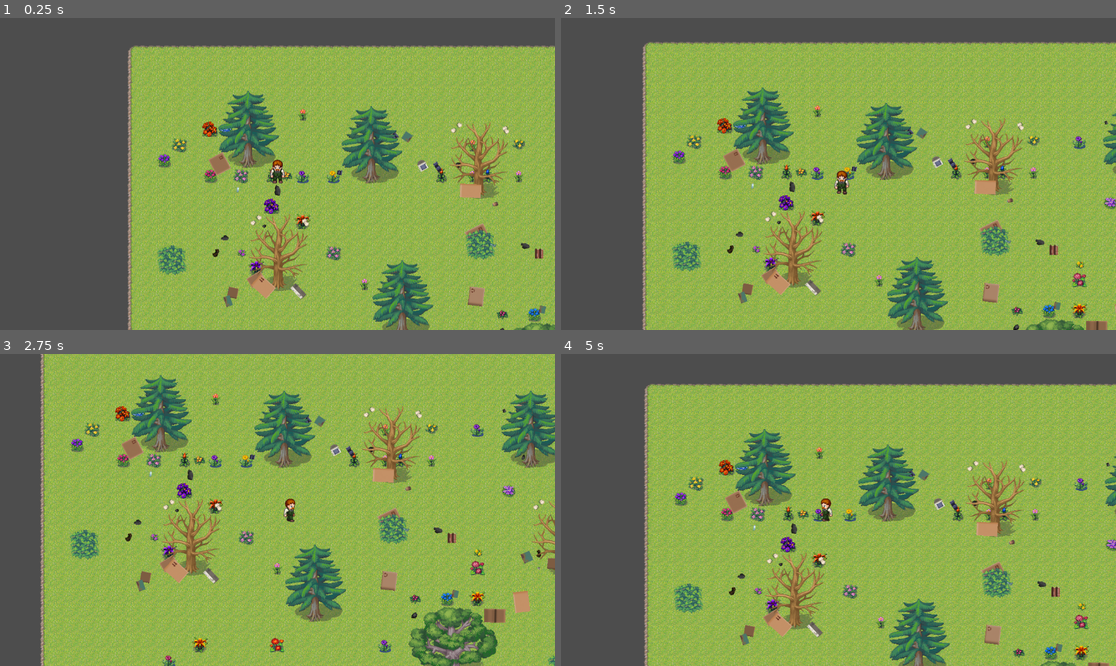
Above: before the commit, frames 1-4 (two rows, left to right).
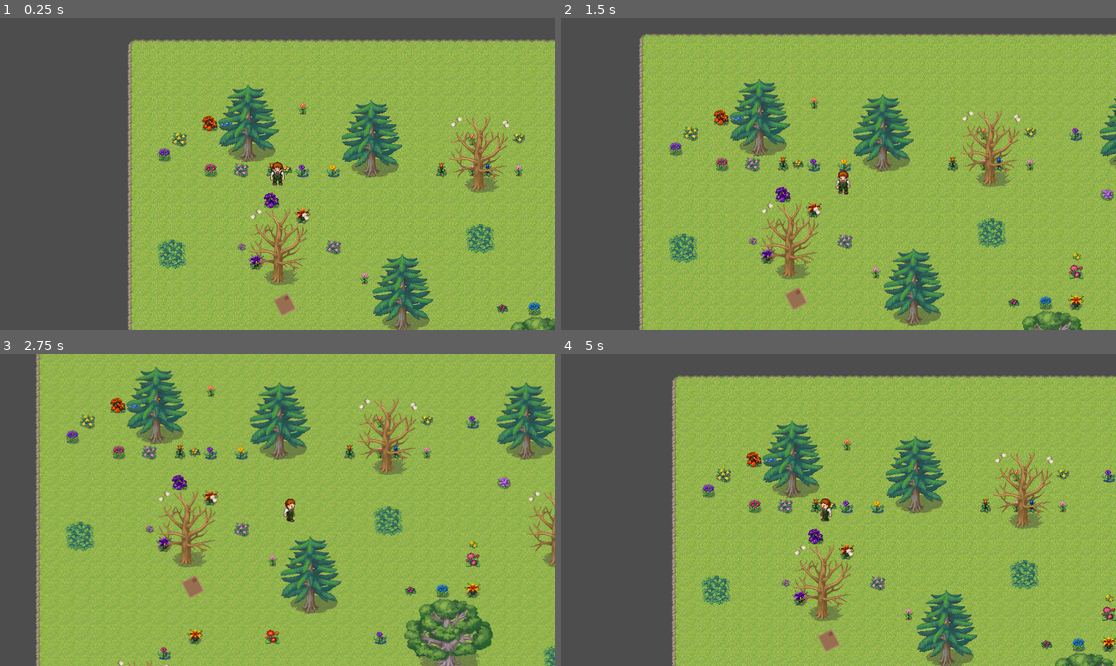
Above: after the commit, the same moments.

Repository: PothpothBR/make-it-green
Game: Godot game, scene res://raiz.tscn
Same seed, same stepped clock (60 frames per second), same inputs: the game is played once before the commit and once after it. The project has no main scene, so this scene is started directly.
Inputs:
- Up to frame 1 (0.25 s): no input
- Up to frame 2 (1.5 s): hold Right (ui_right) 0.53-1.28 s; tap E (interact) at 0.6, 1.35 s; hold Down (ui_down) from 1.28 s (still down)
- Up to frame 3 (2.75 s): release Down (ui_down) at 2.03 s; hold Right (ui_right) from 2.03 s (still down); tap E (interact) at 2.1 s
- Up to frame 4 (5 s): release Right (ui_right) at 2.78 s; hold Up (ui_up) 2.78-3.53 s; tap E (interact) at 2.85, 3.6, 4.35 s; hold Left (ui_left) from 3.53 s (still down)

The runs differ from the first frame. In frame 1, 39% of the frame differs, in the area x 22-100%, y 6-100%; in frame 2, 43%; in frame 3, 42%; in frame 4, 50%, in the area x 14-100%, y 6-100%.

Commit message:
Corrigido z-index lixo

Diff:
--- a/Raiz.gd
+++ b/Raiz.gd
@@ -11,7 +11,7 @@
 	var contagemLixo = randi_range(geracaoLixo-modGeracaoLixo, geracaoLixo+modGeracaoLixo)
 	print("instanciando: ", contagemLixo, " lixo...")
 
-	var window_size: Vector2 = get_window().size
+	var window_size: Vector2 = Vector2(3834, 2017)
 
 	for i in range(contagemLixo):
 		var lixo = CenaLixo.instantiate()
--- a/lixo.tscn
+++ b/lixo.tscn
@@ -10,6 +10,7 @@
 size = Vector2(32, 32)
 
 [node name="Lixo" type="Node2D"]
+z_index = -1
 script = ExtResource("1_4y11w")
 
 [node name="Corpo" type="StaticBody2D" parent="."]
